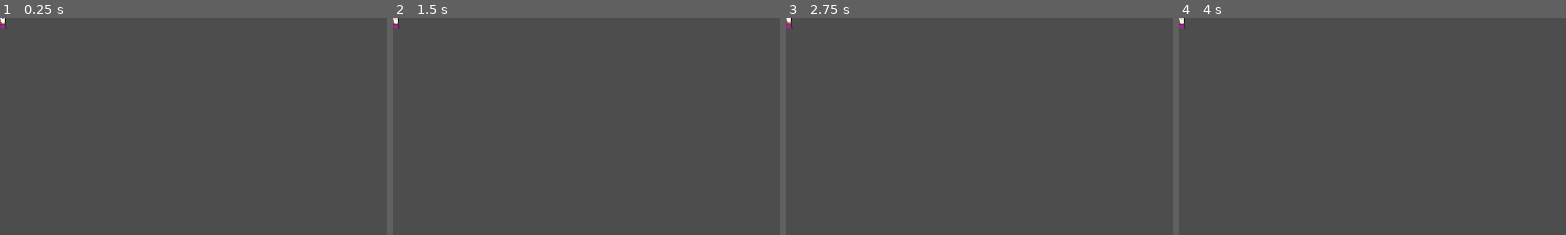
Above: before the commit, frames 1-4 (left to right).
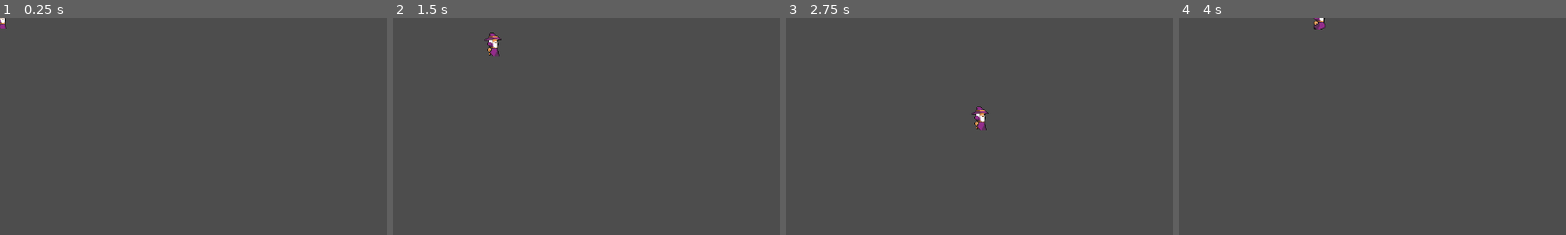
Above: after the commit, the same moments.

Repository: popo980/PSGJ-2024
Game: Godot game, scene res://Scene/Player.tscn
Two runs of this game, one before a commit and one after it. Both use one fixed random seed, a clock stepped at 60 frames per second and the inputs below. The project has no main scene, so this scene is started directly.
Inputs (mouse positions are % of the whole screen's width and height, from its top left):
- Up to frame 1 (0.25 s): no input
- Up to frame 2 (1.5 s): tap Enter at 0.5 s; move the mouse to (72, 45) at 0.52 s; press the mouse at (72, 45) at 0.53 s; hold D (WalkRight) 0.53-1.28 s; right-click (72, 45) at 0.8 s; move the mouse to (30, 55) at 1.27 s; release the mouse at (30, 55) at 1.28 s; hold S (WalkDown) from 1.28 s (still down); right-click (30, 55) at 1.35 s
- Up to frame 3 (2.75 s): click (30, 55) at 1.55 s; move the mouse to (60, 28) at 2.02 s; release S (WalkDown) at 2.03 s; press the mouse at (60, 28) at 2.03 s; hold D (WalkRight) from 2.03 s (still down); right-click (60, 28) at 2.3 s
- Up to frame 4 (4 s): tap Space at 2.75 s; move the mouse to (45, 70) at 2.77 s; release D (WalkRight) at 2.78 s; release the mouse at (45, 70) at 2.78 s; hold W (WalkUp) 2.78-3.53 s; right-click (45, 70) at 2.85 s; click (45, 70) at 3.05 s; move the mouse to (80, 65) at 3.52 s; press the mouse at (80, 65) at 3.53 s; hold A (WalkLeft) from 3.53 s (still down); right-click (80, 65) at 3.8 s
The pictures show only the part of the screen within x 0-50%, y 0-50%; the shares and areas given below are measured in that part.

The runs differ from the first frame. In frame 1, less than 0.1% of the frame differs, in the area x 0-2%, y 0-1%; in frame 2, 0.4%; in frame 3, 0.4%, in the area x 0-53%, y 0-52%; in frame 4, 0.2%.
Error after the commit: Parse Error: Expected indented block after function declaration. (res://Script/Weapon.gd:6)

Commit message:
StartPlayer

Diff:
--- a/Scene/Player.tscn
+++ b/Scene/Player.tscn
@@ -1,7 +1,10 @@
-[gd_scene load_steps=9 format=3 uid="uid://b08utre752g6f"]
+[gd_scene load_steps=19 format=3 uid="uid://b08utre752g6f"]
 
 [ext_resource type="Texture2D" uid="uid://bwqy7ghcytgod" path="res://Assets/Player/Idle-Sheet.png" id="1_bajiw"]
 [ext_resource type="Script" path="res://Script/Player.gd" id="1_c0xhy"]
+[ext_resource type="Texture2D" uid="uid://7g2gsb0c034w" path="res://Assets/Player/Run-Sheet.png" id="3_3kb5t"]
+[ext_resource type="Script" path="res://Script/ZoneInteraction.gd" id="4_oqla3"]
+[ext_resource type="PackedScene" uid="uid://1hxrcyjwv3rh" path="res://Scene/Weapon.tscn" id="5_mbv48"]
 
 [sub_resource type="AtlasTexture" id="AtlasTexture_uf30w"]
 atlas = ExtResource("1_bajiw")
@@ -18,6 +21,30 @@
 [sub_resource type="AtlasTexture" id="AtlasTexture_e7b17"]
 atlas = ExtResource("1_bajiw")
 region = Rect2(96, 0, 32, 32)
+
+[sub_resource type="AtlasTexture" id="AtlasTexture_fguli"]
+atlas = ExtResource("3_3kb5t")
+region = Rect2(13, 29, 40, 35)
+
+[sub_resource type="AtlasTexture" id="AtlasTexture_a507a"]
+atlas = ExtResource("3_3kb5t")
+region = Rect2(77, 29, 40, 35)
+
+[sub_resource type="AtlasTexture" id="AtlasTexture_ai115"]
+atlas = ExtResource("3_3kb5t")
+region = Rect2(141, 29, 40, 35)
+
+[sub_resource type="AtlasTexture" id="AtlasTexture_j02kq"]
+atlas = ExtResource("3_3kb5t")
+region = Rect2(205, 29, 40, 35)
+
+[sub_resource type="AtlasTexture" id="AtlasTexture_gyxc4"]
+atlas = ExtResource("3_3kb5t")
+region = Rect2(269, 29, 40, 35)
+
+[sub_resource type="AtlasTexture" id="AtlasTexture_gcnqr"]
+atlas = ExtResource("3_3kb5t")
+region = Rect2(333, 29, 40, 35)
 
 [sub_resource type="SpriteFrames" id="SpriteFrames_duwlh"]
 animations = [{
@@ -37,22 +64,62 @@
 "loop": true,
 "name": &"Idle",
 "speed": 5.0
+}, {
+"frames": [{
+"duration": 1.0,
+"texture": SubResource("AtlasTexture_fguli")
+}, {
+"duration": 1.0,
+"texture": SubResource("AtlasTexture_a507a")
+}, {
+"duration": 1.0,
+"texture": SubResource("AtlasTexture_ai115")
+}, {
+"duration": 1.0,
+"texture": SubResource("AtlasTexture_j02kq")
+}, {
+"duration": 1.0,
+"texture": SubResource("AtlasTexture_gyxc4")
+}, {
+"duration": 1.0,
+"texture": SubResource("AtlasTexture_gcnqr")
+}],
+"loop": true,
+"name": &"Run",
+"speed": 5.0
 }]
 
 [sub_resource type="RectangleShape2D" id="RectangleShape2D_a0op1"]
-size = Vector2(14, 10)
+size = Vector2(16.5, 10)
+
+[sub_resource type="CircleShape2D" id="CircleShape2D_1u3y4"]
+radius = 33.0151
 
 [node name="Player" type="CharacterBody2D"]
 collision_layer = 2
+platform_floor_layers = 0
 script = ExtResource("1_c0xhy")
 
 [node name="AnimatedSprite2D" type="AnimatedSprite2D" parent="."]
 sprite_frames = SubResource("SpriteFrames_duwlh")
 animation = &"Idle"
 autoplay = "Idle"
-frame = 2
-frame_progress = 0.67243
 
 [node name="CollisionShape2D" type="CollisionShape2D" parent="."]
-position = Vector2(1, 11)
+position = Vector2(0, 11)
 shape = SubResource("RectangleShape2D_a0op1")
+
+[node name="ZoneInteraction" type="Area2D" parent="."]
+collision_layer = 0
+collision_mask = 4
+script = ExtResource("4_oqla3")
+
+[node name="CollisionShape2D" type="CollisionShape2D" parent="ZoneInteraction"]
+position = Vector2(0, 11)
+shape = SubResource("CircleShape2D_1u3y4")
+
+[node name="Weapon" parent="." instance=ExtResource("5_mbv48")]
+position = Vector2(-6, 7)
+
+[connection signal="area_shape_entered" from="ZoneInteraction" to="ZoneInteraction" method="_on_area_shape_entered"]
+[connection signal="area_shape_exited" from="ZoneInteraction" to="ZoneInteraction" method="_on_area_shape_exited"]
--- /dev/null
+++ b/Scene/Weapon.tscn
@@ -0,0 +1,53 @@
+[gd_scene load_steps=6 format=3 uid="uid://1hxrcyjwv3rh"]
+
+[ext_resource type="Script" path="res://Script/Weapon.gd" id="1_0egnd"]
+[ext_resource type="Texture2D" uid="uid://dase6axlvl6jd" path="res://Assets/Weapons/Hands.png" id="1_5j1xx"]
+
+[sub_resource type="RectangleShape2D" id="RectangleShape2D_ejrjo"]
+size = Vector2(7, 8)
+
+[sub_resource type="Animation" id="Animation_m1oom"]
+resource_name = "Hit"
+tracks/0/type = "value"
+tracks/0/imported = false
+tracks/0/enabled = true
+tracks/0/path = NodePath("Sprite2D:region_rect")
+tracks/0/interp = 1
+tracks/0/loop_wrap = true
+tracks/0/keys = {
+"times": PackedFloat32Array(0),
+"transitions": PackedFloat32Array(1),
+"update": 0,
+"values": [Rect2(3.89256, 4.70354, 7.43217, 7.56731)]
+}
+
+[sub_resource type="AnimationLibrary" id="AnimationLibrary_cubco"]
+_data = {
+"FistHit": SubResource("Animation_m1oom")
+}
+
+[node name="Weapon" type="Area2D"]
+collision_layer = 0
+collision_mask = 8
+script = ExtResource("1_0egnd")
+
+[node name="Sprite2D" type="Sprite2D" parent="."]
+texture = ExtResource("1_5j1xx")
+region_enabled = true
+region_rect = Rect2(3.89256, 4.70354, 7.43217, 7.56731)
+
+[node name="CollisionShape2D" type="CollisionShape2D" parent="."]
+shape = SubResource("RectangleShape2D_ejrjo")
+
+[node name="HittingPoint" type="Marker2D" parent="."]
+
+[node name="AnimationPlayer" type="AnimationPlayer" parent="."]
+libraries = {
+"": SubResource("AnimationLibrary_cubco")
+}
+
+[node name="Timer" type="Timer" parent="."]
+one_shot = true
+
+[connection signal="body_entered" from="." to="." method="_on_body_entered"]
+[connection signal="timeout" from="Timer" to="." method="_on_timer_timeout"]
--- a/Script/Player.gd
+++ b/Script/Player.gd
@@ -1 +1,44 @@
 extends CharacterBody2D
+
+@export var speed :float = 200
+
+@onready var anim_sprite = $AnimatedSprite2D
+@onready var weapon = $Weapon
+
+func _physics_process(_delta):
+	manageMov()
+
+	if Input.get_action_raw_strength("Hit") :
+		print("Hit !!")
+		#TODO (scene speciale pour les armes ?)
+
+	if Input.get_action_raw_strength("Interact") :
+		print("Interact !!")
+		#TODO (lancer un check dans une area2d autour pour voir si y'a une interaction a faire
+		#gerer les multiples possibilités
+
+	move_and_slide()
+
+func manageMov():
+	var directionVer = Input.get_axis("WalkUp", "WalkDown")
+	var directionHor = Input.get_axis("WalkLeft", "WalkRight")
+	if directionVer && directionHor:
+		velocity.x = directionHor* (speed/2)
+		velocity.y = directionVer* (speed/2)
+	elif directionHor:
+		velocity.x = directionHor* speed
+		velocity.y = move_toward(velocity.y, 0, speed)
+	elif directionVer:
+		velocity.y = directionVer* speed
+		velocity.x = move_toward(velocity.x, 0, speed)
+	else:
+		velocity.x = move_toward(velocity.x, 0, speed)
+		velocity.y = move_toward(velocity.y, 0, speed)
+
+	if velocity.x + velocity.y && anim_sprite.animation == "Idle":
+		anim_sprite.animation = "Run"
+	elif !(velocity.x + velocity.y) && anim_sprite.animation == "Run":
+		anim_sprite.animation = "Idle"
+
+func Hit():
+	weapon
--- /dev/null
+++ b/Script/Weapon.gd
@@ -0,0 +1,15 @@
+extends Area2D
+
+@onready var collision_shape_2d = $CollisionShape2D
+
+
+func Hit():
+
+
+
+func _on_body_entered(body):
+	print("Just Hitted Something")
+
+
+func _on_timer_timeout():
+	collision_shape_2d.disabled = true
--- /dev/null
+++ b/Script/ZoneInteraction.gd
@@ -0,0 +1,15 @@
+extends Area2D
+
+var inZone = []
+
+
+
+func _on_area_shape_entered(area_rid, area, area_shape_index, local_shape_index):
+	inZone.append(area)
+	print(str(inZone.size()))
+
+
+
+func _on_area_shape_exited(area_rid, area, area_shape_index, local_shape_index):
+	inZone.remove_at(inZone.find(area))
+	print(str(inZone.size()))
--- a/project.godot
+++ b/project.godot
@@ -65,6 +65,8 @@
 
 2d_physics/layer_1="Walls"
 2d_physics/layer_2="Player"
+2d_physics/layer_3="Interactionable"
+2d_physics/layer_4="Hittable"
 
 [rendering]
 
